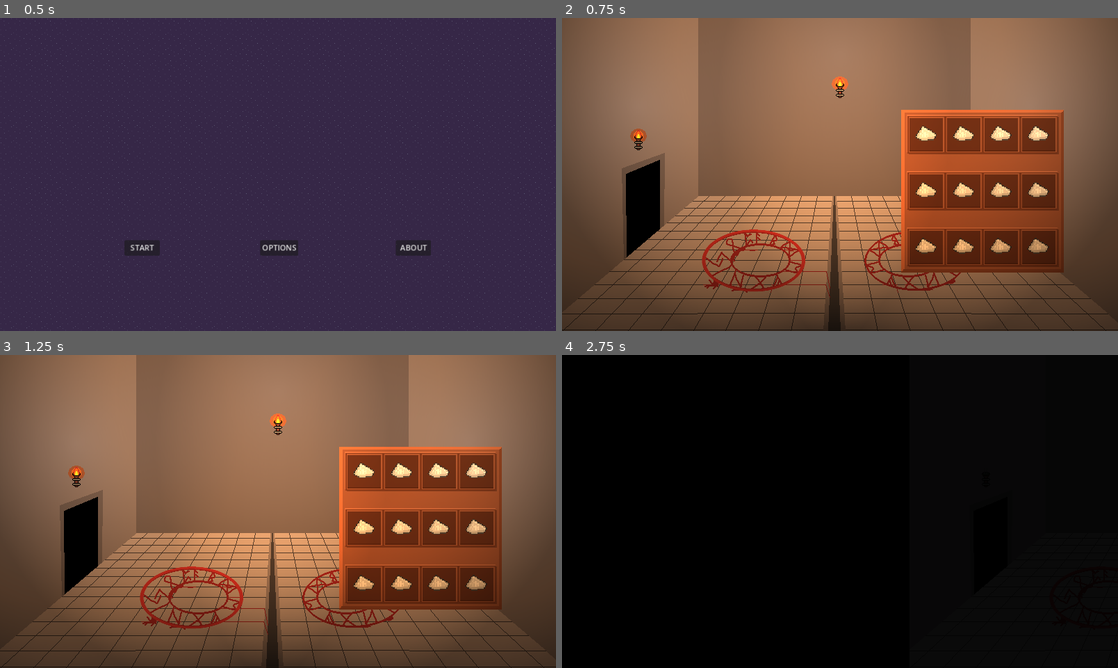
Above: before the commit, frames 1-4 (two rows, left to right).
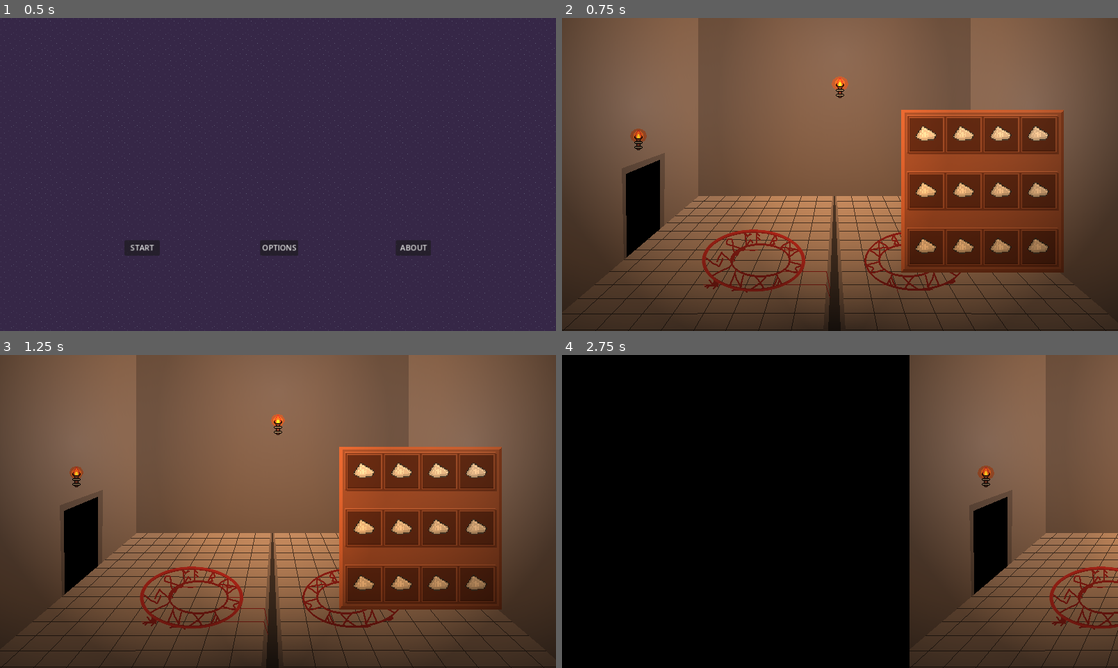
Above: after the commit, the same moments.

Repository: lewis785/ludum-dare-55
Game: Godot game, scene res://scenes/levels/main_menu.tscn
Same seed, same stepped clock (60 frames per second), same inputs: the game is played once before the commit and once after it.
Inputs (mouse positions are in pixels of both pictures, inside the frame that each line leads up to):
- Up to frame 1 (0.5 s): no input
- Up to frame 2 (0.75 s): click "START" at 0.5 s
- Up to frame 3 (1.25 s): no input
- Up to frame 4 (2.75 s): tap Enter at 1.25 s; move the mouse to (962, 495) at 1.27 s; hold Enter 1.28-2 s; click (962, 495) at 1.42 s; tap Space at 1.52, 2 s; drag from (728, 527) to (812, 574) at 2.02 s

Frame 1 is identical in both runs. In frame 2, 29% of the frame differs, in the area x 12-91%, y 0-82%; in frame 3, 29%; in frame 4, 36%, in the area x 62-100%, y 0-100%.

Commit message:
FIX sliding nightmare

Diff:
--- a/scenes/levels/sliding_window.gd
+++ b/scenes/levels/sliding_window.gd
@@ -29,59 +29,34 @@
 	camera.set_position(camera.position)
 	_createNextRoom(target)
 
+
 func _createNextRoom(nextRoom):
-	if(nextRoom %2 == 0):
-		_createNextRoomEven(nextRoom)
-	else:
-		_createNextRoomOdd(nextRoom)
-
-func _createNextRoomOdd(nextRoom):
-	roomInstance1.find_child("Torch0").find_child("TorchAnimation").animation = "notLitFam"
-	roomInstance1.find_child("Torch0").find_child("PointLight2D").energy = 0.0
-	roomInstance1.find_child("Torch1").find_child("TorchAnimation").animation = "notLitFam"
-	roomInstance1.find_child("Torch1").find_child("PointLight2D").energy = 0.0
-	roomInstance1.find_child("Torch2").find_child("TorchAnimation").animation = "notLitFam"
-	roomInstance1.find_child("Torch2").find_child("PointLight2D").energy = 0.0
+	var roomInstance = roomInstance1 if nextRoom % 2 == 0 else roomInstance2
+#	_setTorchesBrightness(1, 0)
 	if(nextRoom > roomsMade):
-
-		roomInstance1.position = Vector2((800*nextRoom), 0)
-		add_child(roomInstance1)
+		roomInstance.position = Vector2((800*nextRoom), 0)
+		add_child(roomInstance)
 		roomsMade += 1
 		if(nextRoom == roomsMade):
 			target_coordinates = Vector2(400+(800*target), 225)
 	if(target_coordinates == camera_coordinates):
-		if(lives >= 2):
-			roomInstance1.find_child("Torch0").find_child("TorchAnimation").animation = "litfam"
-			roomInstance1.find_child("Torch0").find_child("PointLight2D").energy = 12.0
-		if(lives >= 1):
-			roomInstance1.find_child("Torch1").find_child("TorchAnimation").animation = "litfam"
-			roomInstance1.find_child("Torch1").find_child("PointLight2D").energy = 12.0
-		if(lives >= 3):
-			roomInstance1.find_child("Torch2").find_child("TorchAnimation").animation = "litfam"
-			roomInstance1.find_child("Torch2").find_child("PointLight2D").energy = 12.0
+		_setTorchesBrightness(roomInstance, 10.0)
 
-func _createNextRoomEven(nextRoom):
-	roomInstance2.find_child("Torch0").find_child("TorchAnimation").animation = "notLitFam"
-	roomInstance2.find_child("Torch0").find_child("PointLight2D").energy = 0.0
-	roomInstance2.find_child("Torch1").find_child("TorchAnimation").animation = "notLitFam"
-	roomInstance2.find_child("Torch1").find_child("PointLight2D").energy = 0.0
-	roomInstance2.find_child("Torch2").find_child("TorchAnimation").animation = "notLitFam"
-	roomInstance2.find_child("Torch2").find_child("PointLight2D").energy = 0.0
-	if(nextRoom > roomsMade):
-
-		roomInstance2.position = Vector2((800*nextRoom), 0)
-		add_child(roomInstance2)
-		roomsMade += 1
-		if(nextRoom == roomsMade):
-			target_coordinates = Vector2(400+(800*target), 225)
-
-	if(target_coordinates == camera_coordinates):
-		if(lives >= 2):
-			roomInstance2.find_child("Torch0").find_child("TorchAnimation").animation = "litfam"
-			roomInstance2.find_child("Torch0").find_child("PointLight2D").energy = 12.0
-		if(lives >= 1):
-			roomInstance2.find_child("Torch1").find_child("TorchAnimation").animation = "litfam"
-			roomInstance2.find_child("Torch1").find_child("PointLight2D").energy = 12.0
-		if(lives >= 3):
-			roomInstance2.find_child("Torch2").find_child("TorchAnimation").animation = "litfam"
-			roomInstance2.find_child("Torch2").find_child("PointLight2D").energy = 12.0
+func _setTorchesBrightness(instance: Node, brightness):
+		if(brightness == 0.0):
+			instance.find_child("Torch0").find_child("TorchAnimation").animation = "notLitFam"
+			instance.find_child("Torch0").find_child("PointLight2D").energy = 0.0
+			instance.find_child("Torch1").find_child("TorchAnimation").animation = "notLitFam"
+			instance.find_child("Torch1").find_child("PointLight2D").energy = 0.0
+			instance.find_child("Torch2").find_child("TorchAnimation").animation = "notLitFam"
+			instance.find_child("Torch2").find_child("PointLight2D").energy = 0.0
+		else:
+			if(lives >= 2):
+				instance.find_child("Torch0").find_child("TorchAnimation").animation = "litfam"
+				instance.find_child("Torch0").find_child("PointLight2D").energy = brightness
+			if(lives >= 1):
+				instance.find_child("Torch1").find_child("TorchAnimation").animation = "litfam"
+				instance.find_child("Torch1").find_child("PointLight2D").energy = brightness
+			if(lives >= 3):
+				instance.find_child("Torch2").find_child("TorchAnimation").animation = "litfam"
+				instance.find_child("Torch2").find_child("PointLight2D").energy = brightness
